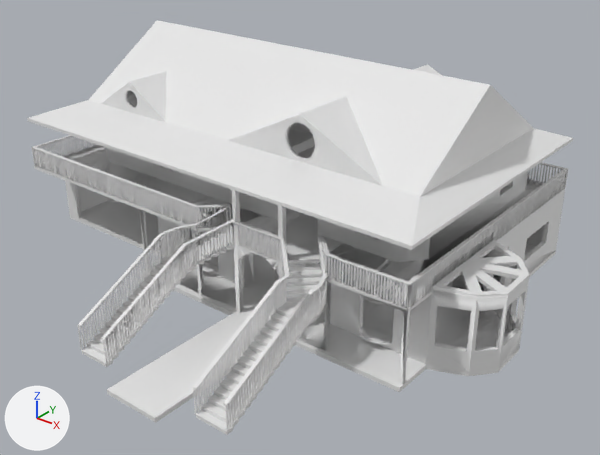
The COLLADA model house.dae as it was, and as the next commit left it.
Both versions are drawn from a 50 mm lens placed at (33.8, -23.1, 18.4), pointed at (13.4, 2.4, 2.6). Every picture has the same lights, and +X, +Y and +Z are marked at lower left. Where no turn or scale is listed for an object, it has been applied to the vertices.

Before the edit, the objects in view are built like this:
```python
me_sketchup = bpy.data.meshes.new('SketchUp')
me_sketchup.from_pydata(...)  # 8052 vertices, 17319 faces; spans x 0.0..23.6, y -8.5..13.4, z 0.0..9.4
ob_sketchup = bpy.data.objects.new('SketchUp', me_sketchup)
ob_sketchup.location = (0.0, 0.0, 0.0)
```
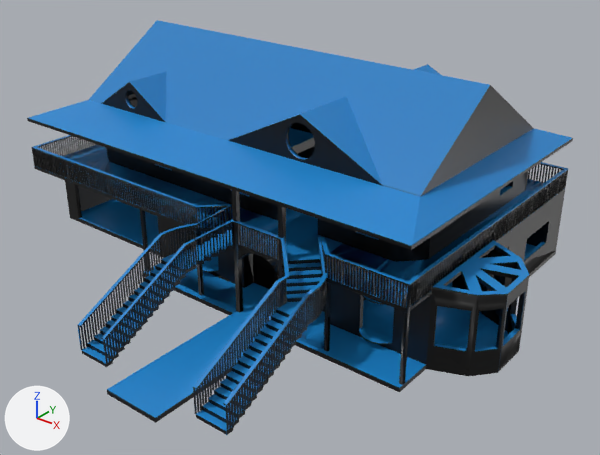
Patch to the scene script:
```diff
--- a/house.dae.py
+++ b/house.dae.py
@@ img_house_png @@
+img_house_png = load_image('house.png', 'house.png', 1024, 1024, 'sRGB')
@@ mat_material_001 @@
+mat_material_001 = principled_material('Material_001')
+mat_material_001.texture = img_house_png
+mat_material_001.roughness = 0.44
@@ me_sketchup @@
 me_sketchup.from_pydata(...)  # 8052 vertices, 17319 faces; spans x 0.0..23.6, y -8.5..13.4, z 0.0..9.4
+me_sketchup.materials.append(mat_material_001)  # picture img_house_png
```

Boxes (x1, y1, x2, y2) around the edits, measured in the pictures (600 x 455 px):
'SketchUp', recoloured (white to blue)
    both: (27, 20, 573, 435)
